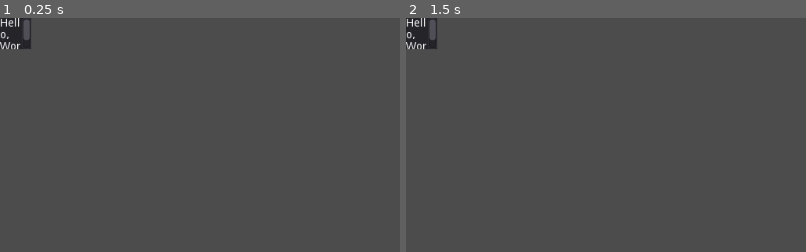
Above: before the commit, frames 1-2 (left to right).
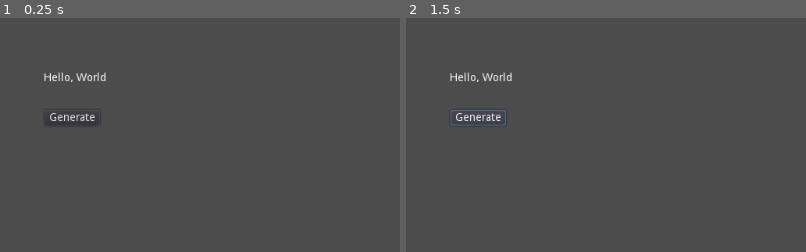
Above: after the commit, the same moments.

Repository: keatonfs/calhacks2022
Game: Godot game, scene res://Announcer.tscn
The game is run twice, just before and just after one commit, with the same random seed, the same clock (stepped at 60 frames per second) and the same inputs. This scene is started directly instead of the project's main scene.
Inputs (mouse positions are % of the whole screen's width and height, from its top left):
- Up to frame 1 (0.25 s): no input
- Up to frame 2 (1.5 s): click (9, 21) at 0.5 s, where only the run after the commit has a clickable "Generate"; tap Enter at 1.25 s; hold D (right) from 1.28 s (still down)
The pictures show only the part of the screen within x 0-50%, y 0-50%; the shares and areas given below are measured in that part.

The runs differ from the first frame. In frame 1, 1.3% of the frame differs, in the area x 0-27%, y 0-46%; in frame 2, 1.4%, in the area x 0-27%, y 0-47%.

Commit message:
http request

Diff:
--- a/Announcer.tscn
+++ b/Announcer.tscn
@@ -1,14 +1,25 @@
-[gd_scene format=2]
+[gd_scene load_steps=2 format=2]
 
-[node name="Control" type="Control"]
-anchor_right = 1.0
-anchor_bottom = 1.0
+[ext_resource path="res://scripts/Narrator.gd" type="Script" id=1]
 
-[node name="Panel" type="Panel" parent="."]
-margin_right = 40.0
-margin_bottom = 40.0
+[node name="CanvasLayer" type="CanvasLayer"]
+script = ExtResource( 1 )
 
-[node name="RichTextLabel" type="RichTextLabel" parent="Panel"]
-margin_right = 40.0
-margin_bottom = 40.0
-text = "Hello, World!"
+[node name="Button" type="Button" parent="."]
+margin_left = 57.0
+margin_top = 118.0
+margin_right = 128.0
+margin_bottom = 138.0
+text = "Generate"
+
+[node name="RichTextLabel" type="RichTextLabel" parent="."]
+margin_left = 56.0
+margin_top = 70.0
+margin_right = 173.0
+margin_bottom = 110.0
+text = "Hello, World"
+
+[node name="HTTPRequest" type="HTTPRequest" parent="."]
+
+[connection signal="pressed" from="Button" to="." method="_on_Button_pressed"]
+[connection signal="request_completed" from="HTTPRequest" to="." method="_on_HTTPRequest_request_completed"]
--- a/Player.tscn
+++ b/Player.tscn
@@ -35,6 +35,7 @@
 [node name="AnimatedSprite" type="AnimatedSprite" parent="Player"]
 frames = SubResource( 3 )
 animation = "idle"
+frame = 2
 playing = true
 
 [node name="CollisionShape2D" type="CollisionShape2D" parent="Player"]
--- /dev/null
+++ b/scripts/Narrator.gd
@@ -0,0 +1,20 @@
+extends CanvasLayer
+
+
+# Declare member variables here. Examples:
+# var a = 2
+# var b = "text"
+
+onready var _http = $HTTPRequest
+
+
+# Called when the node enters the scene tree for the first time.
+func _ready():
+	pass
+
+func _on_Button_pressed():
+	_http.request("http://127.0.0.1:5000/take-damage?name=Keaton&enemy=Demon&health=100")
+
+func _on_HTTPRequest_request_completed(result, response_code, headers, body):
+	var json = JSON.parse(body.get_string_from_utf8())
+	print(json.result)
